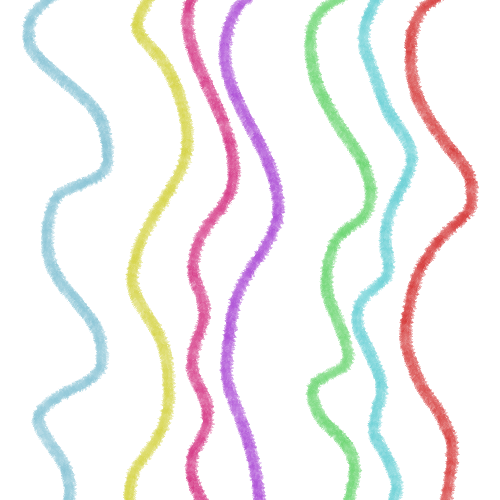
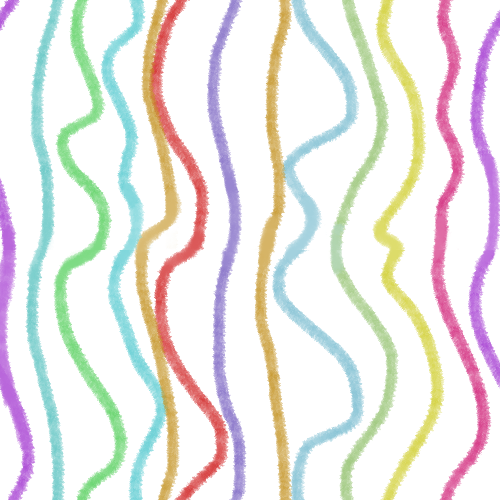
Before/after of a 500px x 500px layered artwork. What changed in the layer stack:
painted on "Capa 2" over bbox(0, 0, 500, 500)
removed layer "Capa 1" over bbox(0, 0, 500, 500)
